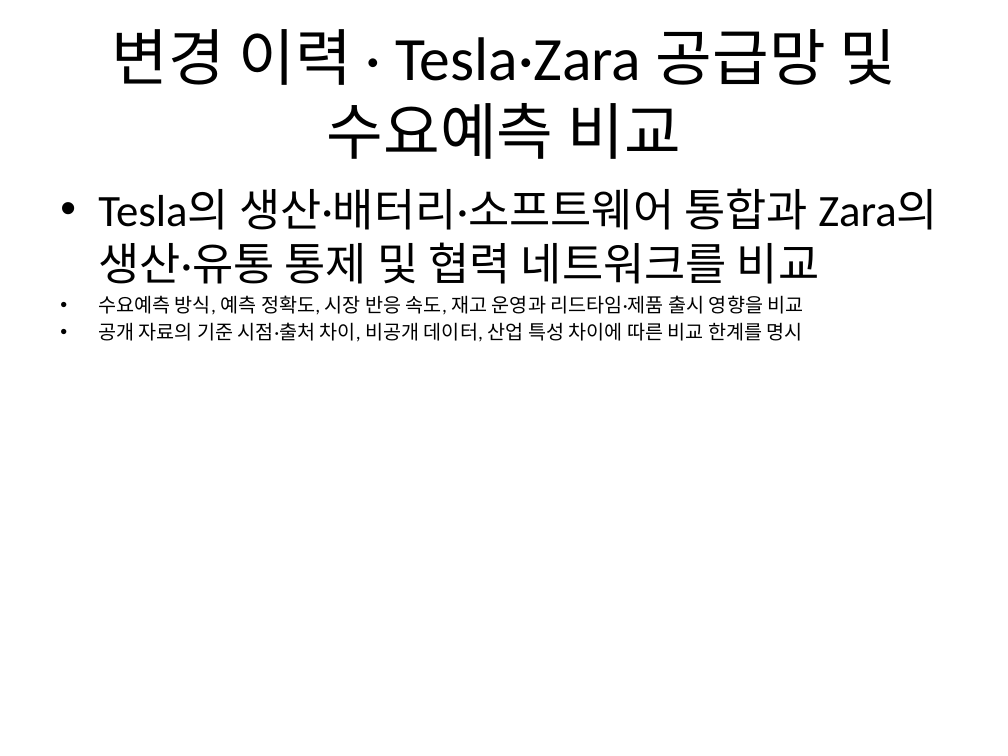
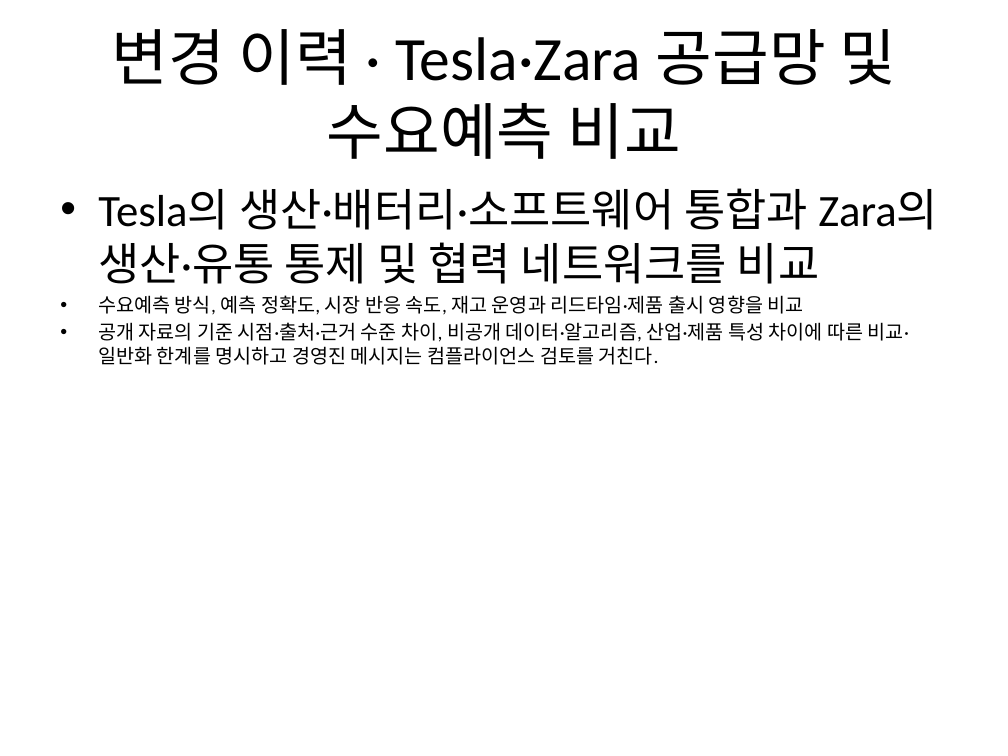
Before and after one commit to Abraxaspark91/n8n_termpjt, a slide deck: slide 9 of scenarios/S09_kaist_case_study/deliverables/Tesla_Zara_발표_덱.pptx. Drawn at 1008x756 pixels with LibreOffice and Linux fonts; fonts in the diff are those of the drawing. Boxes give left, top, right and bottom in pixels: in the first picture for what was removed or moved away, otherwise in the second. Text is boxed around its words. In the diff, an @@ line names an element or a change of style, - is before the commit and + after.

```diff
--- a/scenarios/S09_kaist_case_study/deliverables/Tesla_Zara_발표_덱.pptx
+++ b/scenarios/S09_kaist_case_study/deliverables/Tesla_Zara_발표_덱.pptx
@@ text at (x1=98, y1=322, x2=909, y2=365): text changed @@
-• 공개 자료의 기준 시점·출처 차이, 비공개 데이터, 산업 특성 차이에 따른 비교 한계를 명시
+• 공개 자료의 기준 시점·출처·근거 수준 차이, 비공개 데이터·알고리즘, 산업·제품 특성 차이에 따른 비교·일반화 한계를 명시하고 경영진 메시지는 컴플라이언스 검토를 거친다.
```
Also in this commit, not shown: 1 slide added, 8 other files.
